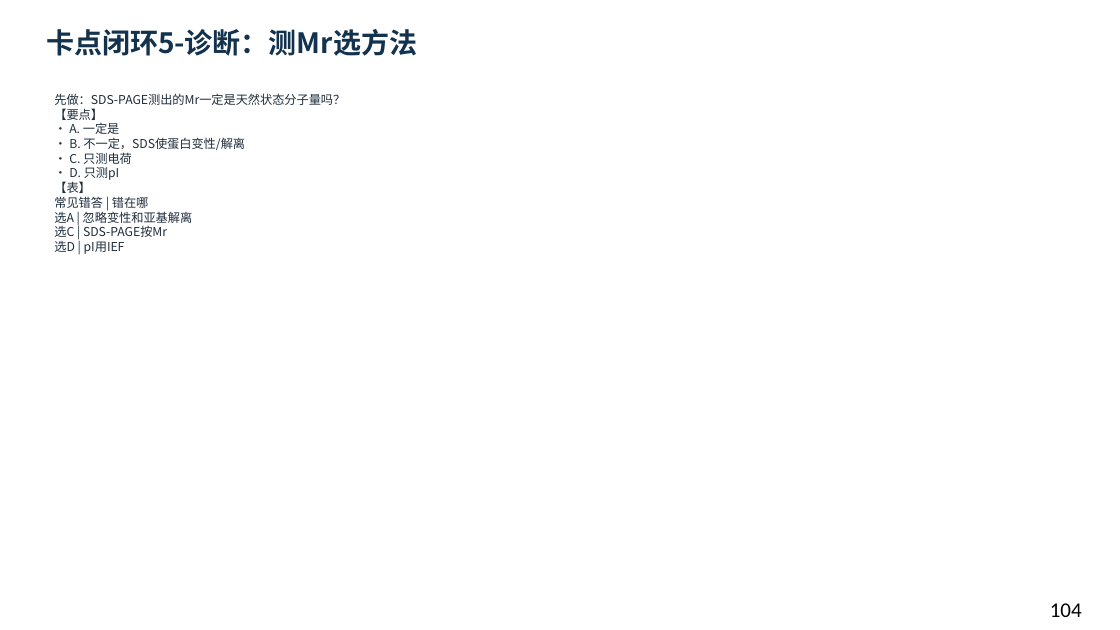
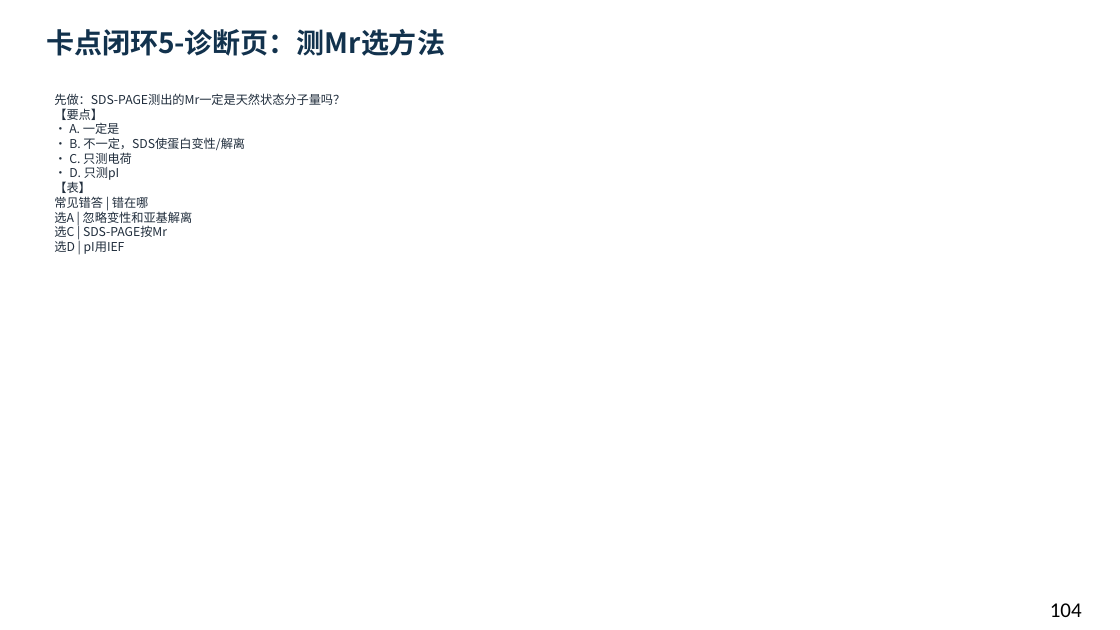
Before and after one commit to newkan-li/Biochemistry, a slide deck: slide 104 of downloads/bc05-ai-style.pptx. Drawn at 1120x630 pixels with LibreOffice and Linux fonts; fonts in the diff are those of the drawing. Boxes give left, top, right and bottom in pixels: in the first picture for what was removed or moved away, otherwise in the second. Text is boxed around its words. In the diff, an @@ line names an element or a change of style, - is before the commit and + after.

Commit message:
章节页加本页搜索;诊断标题改为诊断页;版本20261112bd

```diff
--- a/downloads/bc05-ai-style.pptx
+++ b/downloads/bc05-ai-style.pptx
@@ text at <box>46,29,445,56</box>: text changed @@
-卡点闭环5-诊断：测Mr选方法
+卡点闭环5-诊断页：测Mr选方法
```
Also in this commit, not shown: 4 other slides changed, 22 other files.
